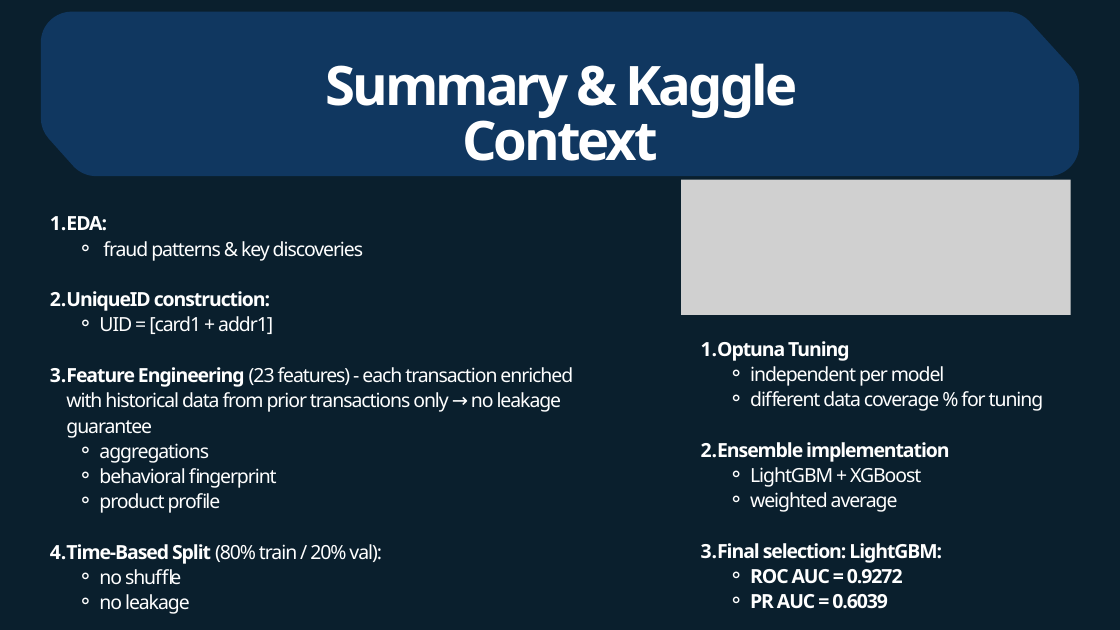
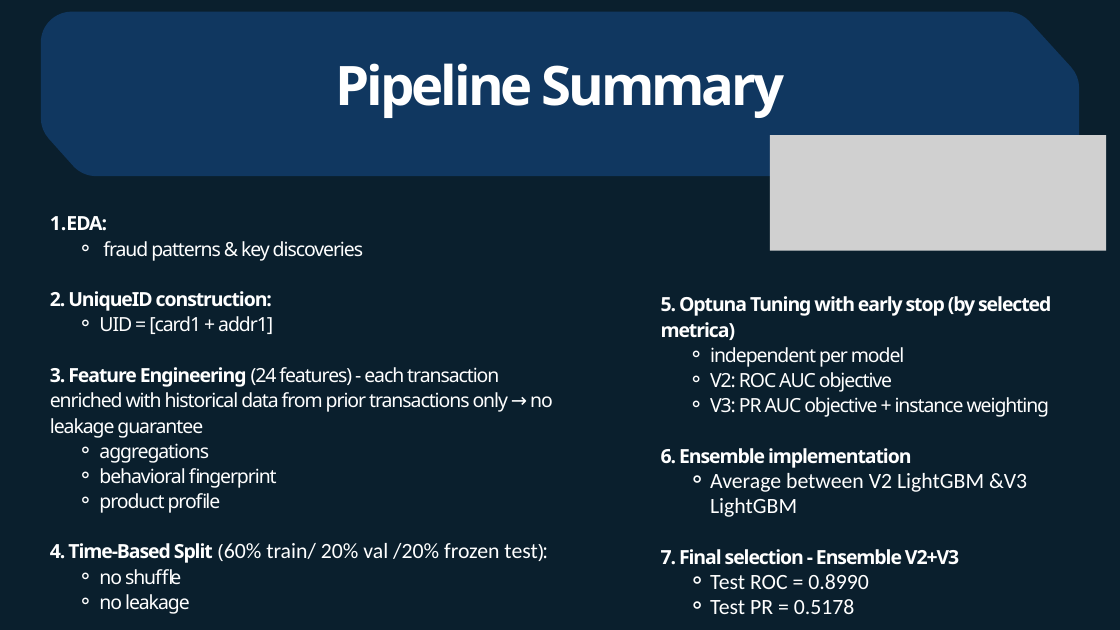
Before and after one commit to irishask/ML_Fraud_detection, a slide deck: slide 12 of IrenaSK- Fraud Detection -Final Project.pptx. Drawn at 1120x630 pixels with LibreOffice and Linux fonts; fonts in the diff are those of the drawing; grey boxes stand for pictures. Boxes give left, top, right and bottom in pixels: in the first picture for what was removed or moved away, otherwise in the second. Text is boxed around its words. In the diff, an @@ line names an element or a change of style, - is before the commit and + after.

```diff
--- a/IrenaSK- Fraud Detection -Final Project.pptx
+++ b/IrenaSK- Fraud Detection -Final Project.pptx
@@ text at (335, 63, 784, 118): text changed @@
-Summary & Kaggle Context
+Pipeline Summary
@@ picture: place and size @@
-picture at (681, 180, 1070, 315)
+picture at (770, 135, 1106, 250)
@@ text at (50, 291, 272, 311): text changed @@
-  2. UniqueID construction:
+  2. UniqueID construction:
@@ text "5. Optuna Tuning with early ...": place and size @@
-text "5. Optuna Tuning with early ..." at (701, 341, 1044, 609)
+text "5. Optuna Tuning with early ..." at (661, 296, 1051, 614)
@@ text at (661, 296, 1051, 340): text changed @@
-  1. Optuna Tuning
+  5. Optuna Tuning with early stop (by selected metrica)
@@ text at (50, 367, 553, 438): text changed @@
-  3. Feature Engineering (23 features) - each transaction enriched with historical data from prior transactions only → no leakage guarantee
+  3. Feature Engineering (24 features) - each transaction enriched with historical data from prior transactions only → no leakage guarantee
@@ text at (661, 372, 1050, 614): text changed; bold off @@
-    ⚬ different data coverage % for tuning
-  2. Ensemble implementation
-    ⚬ LightGBM + XGBoost
-    ⚬ weighted average
-  3. Final selection: LightGBM:
-    ⚬ ROC AUC = 0.9272
-    ⚬ PR AUC = 0.6039
+    ⚬ V2: ROC AUC objective
+    ⚬ V3: PR AUC objective + instance weighting
+  6. Ensemble implementation
+    ⚬ Average between V2 LightGBM &V3 LightGBM
+  7. Final selection - Ensemble V2+V3
+    ⚬ Test ROC = 0.8990
+    ⚬ Test PR = 0.5178
@@ text at (50, 543, 537, 563): text changed; size 25 to 28 pt; font Noto Sans to Calibri @@
-  4. Time-Based Split (80% train / 20% val):
+  4. Time-Based Split (60% train/ 20% val /20% frozen test):
```
Also in this commit, not shown: 8 other slides changed, 2 slides added, 2 slides removed.
